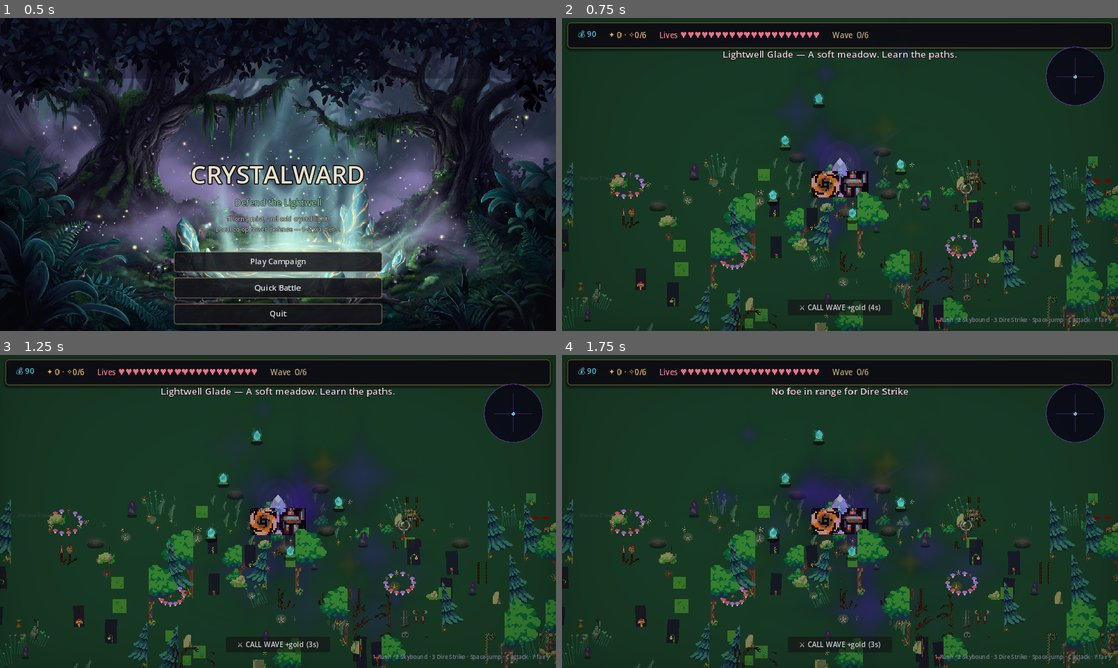
Above: before the commit, frames 1-4 (two rows, left to right).
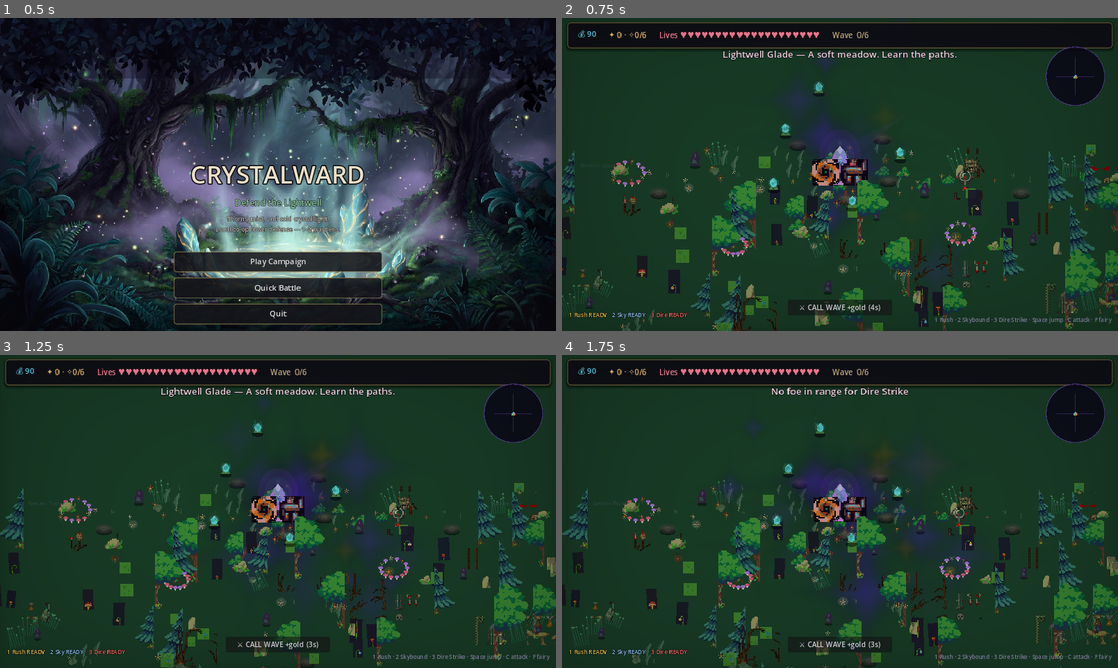
Above: after the commit, the same moments.

Repository: devth/crystalward
Game: Godot game, scene res://scenes/title.tscn
Two runs of this game, one before a commit and one after it. Both use one fixed random seed, a clock stepped at 60 frames per second and the inputs below.
Inputs:
- Up to frame 1 (0.5 s): no input
- Up to frame 2 (0.75 s): click "Quick Battle" at 0.5 s
- Up to frame 3 (1.25 s): no input
- Up to frame 4 (1.75 s): tap Enter (ui_accept) at 1.25, 1.52 s; hold X (cycle_right) from 1.28 s (still down); tap 3 (burst_dire) at 1.35 s

Frame 1 is identical in both runs. In frame 2, 18% of the frame differs, in the area x 0-100%, y 13-100%; in frame 3, 20%; in frame 4, 21%, in the area x 0-100%, y 18-100%.

Commit message:
Camera pans with explorers; stop wipe of wardens on match reset.

Diff:
--- a/scenes/main.tscn
+++ b/scenes/main.tscn
@@ -104,10 +104,10 @@
 zoom = Vector2(0.72, 0.72)
 script = ExtResource("3")
 crystal_path = NodePath("../Crystal")
-follow_speed = 5.0
-crystal_pull = 0.08
-max_distance_from_crystal = 1400.0
+follow_speed = 8.0
+look_ahead = 100.0
 world_bound = 1800.0
+base_zoom = 0.72
 
 [node name="HUD" type="CanvasLayer" parent="."]
 layer = 10
--- a/scripts/camera_rig.gd
+++ b/scripts/camera_rig.gd
@@ -1,17 +1,19 @@
 extends Camera2D
-## Centroid follow of wardens; roam-friendly; dynamic zoom; juice offset safe.
+## Free-explore camera: pans with wardens across the map.
+## No crystal leash — you walk, the camera follows.
 
-@export var follow_speed: float = 5.5
+@export var follow_speed: float = 7.5
 @export var crystal_path: NodePath
-@export var crystal_pull: float = 0.06
-@export var max_distance_from_crystal: float = 1500.0
 @export var world_bound: float = 1800.0
-@export var zoom_min: float = 0.55
-@export var zoom_max: float = 0.85
-@export var base_zoom: float = 0.7
+@export var look_ahead: float = 90.0  ## pan slightly in move direction
+@export var zoom_min: float = 0.52
+@export var zoom_max: float = 0.9
+@export var base_zoom: float = 0.72
 
 var _crystal: Node2D
-var _zoom_target: float = 0.7
+var _zoom_target: float = 0.72
+var _smoothed_target: Vector2 = Vector2.ZERO
+var _has_target: bool = false
 
 
 func _ready() -> void:
@@ -25,41 +27,66 @@
 
 
 func _process(delta: float) -> void:
-	var wardens := GameState.wardens
+	var wardens := _follow_targets()
 	var target := global_position
 	var spread := 0.0
+	var lead := Vector2.ZERO
 
 	if wardens.is_empty():
 		if _crystal:
 			target = _crystal.global_position
 	else:
 		var sum := Vector2.ZERO
+		var vel_sum := Vector2.ZERO
 		var n := 0
 		for w in wardens:
-			if is_instance_valid(w):
-				sum += w.global_position
-				n += 1
-		if n > 0:
-			target = sum / float(n)
-		# Spread for zoom
+			sum += w.global_position
+			n += 1
+			if w is CharacterBody2D:
+				vel_sum += (w as CharacterBody2D).velocity
+		target = sum / float(n)
+		# Look ahead in travel direction so exploring feels open
+		if vel_sum.length() > 40.0:
+			lead = vel_sum.normalized() * look_ahead
+		target += lead
 		for w in wardens:
-			if is_instance_valid(w):
-				spread = maxf(spread, w.global_position.distance_to(target))
-		if _crystal:
-			target = target.lerp(_crystal.global_position, crystal_pull)
-			var to_c := target - _crystal.global_position
-			if to_c.length() > max_distance_from_crystal:
-				target = _crystal.global_position + to_c.normalized() * max_distance_from_crystal
+			spread = maxf(spread, w.global_position.distance_to(sum / float(n)))
 
-	# Enemy activity pulls zoom out slightly
+	# Dynamic zoom: pull out when players split or map is busy
 	var enemy_n := 0
 	if get_tree():
 		enemy_n = get_tree().get_nodes_in_group("enemies").size()
-	var zoom_from_spread := base_zoom - clampf(spread / 900.0, 0.0, 0.2)
-	var zoom_from_enemies := clampf(enemy_n * 0.004, 0.0, 0.12)
+	var zoom_from_spread := base_zoom - clampf(spread / 800.0, 0.0, 0.22)
+	var zoom_from_enemies := clampf(enemy_n * 0.003, 0.0, 0.1)
 	_zoom_target = clampf(zoom_from_spread - zoom_from_enemies, zoom_min, zoom_max)
-	var z := lerpf(zoom.x, _zoom_target, 1.0 - exp(-3.0 * delta))
+	var z := lerpf(zoom.x, _zoom_target, 1.0 - exp(-3.2 * delta))
 	zoom = Vector2(z, z)
 
-	target = GameState.clamp_world_position(target, world_bound)
-	global_position = global_position.lerp(target, 1.0 - exp(-follow_speed * delta))
+	# Soft world clamp so we can explore to the map edge without showing void forever
+	var margin := 220.0 / maxf(0.35, zoom.x)
+	var bound := world_bound - margin * 0.25
+	target = GameState.clamp_world_position(target, bound) if GameState else target
+
+	if not _has_target:
+		_smoothed_target = target
+		global_position = target
+		_has_target = true
+	else:
+		# Smooth pan that keeps up while exploring
+		var t := 1.0 - exp(-follow_speed * delta)
+		_smoothed_target = _smoothed_target.lerp(target, t)
+		global_position = _smoothed_target
+
+
+func _follow_targets() -> Array[Node2D]:
+	var out: Array[Node2D] = []
+	if GameState:
+		for w in GameState.wardens:
+			if is_instance_valid(w) and w.is_inside_tree():
+				out.append(w)
+	# Fallback: group scan if registry was wiped mid-match
+	if out.is_empty() and get_tree():
+		for n in get_tree().get_nodes_in_group("wardens"):
+			if n is Node2D and is_instance_valid(n):
+				out.append(n as Node2D)
+	return out
--- a/scripts/game_state.gd
+++ b/scripts/game_state.gd
@@ -76,8 +76,12 @@
 	enemies_leaked = 0
 	enemies_killed = 0
 	essence_earned = 0
-	wardens.clear()
+	# Fairies are match-scoped. Wardens are scene players — do not wipe them.
+	# (Players _ready before Main, so clearing here orphaned the camera follow list.)
 	fairies.clear()
+	for i in range(wardens.size() - 1, -1, -1):
+		if not is_instance_valid(wardens[i]) or not wardens[i].is_inside_tree():
+			wardens.remove_at(i)
 	crystal_hp_changed.emit(crystal_hp, crystal_max_hp)
 	wave_changed.emit(current_wave, waves_to_win)
 	stars_changed.emit(stars)
